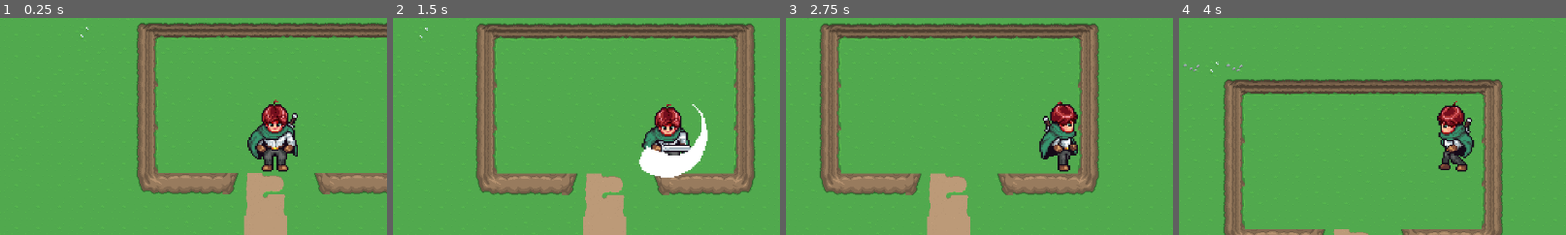
Above: before the commit, frames 1-4 (left to right).
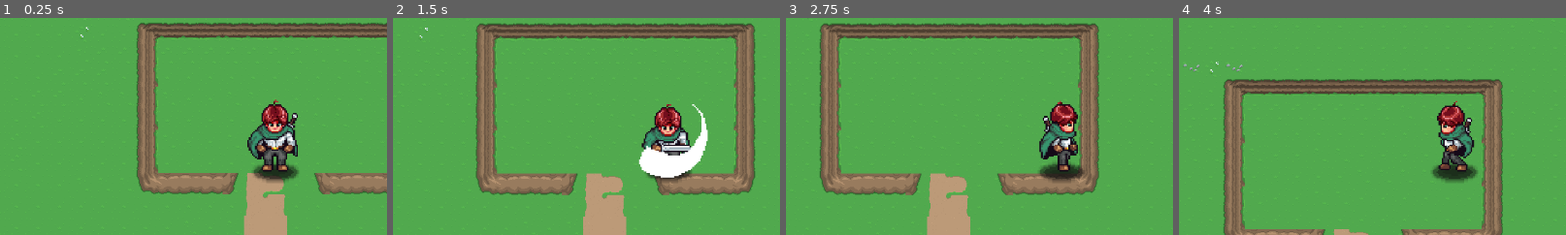
Above: after the commit, the same moments.

Repository: venkateshsivapragash28/Godot-Learn
Game: Godot game, scene res://playground.tscn
Two runs of this game, one before a commit and one after it. Both use one fixed random seed, a clock stepped at 60 frames per second and the inputs below.
Inputs (mouse positions are % of the whole screen's width and height, from its top left):
- Up to frame 1 (0.25 s): no input
- Up to frame 2 (1.5 s): move the mouse to (72, 45) at 0.52 s; hold D (right) 0.53-1.28 s; click (72, 45) at 0.6 s; move the mouse to (30, 55) at 1.27 s; hold S (down) from 1.28 s (still down); click (30, 55) at 1.35 s
- Up to frame 3 (2.75 s): move the mouse to (60, 28) at 2.02 s; release S (down) at 2.03 s; hold D (right) from 2.03 s (still down); click (60, 28) at 2.1 s
- Up to frame 4 (4 s): move the mouse to (45, 70) at 2.77 s; release D (right) at 2.78 s; hold W (up) 2.78-3.53 s; click (45, 70) at 2.85 s; move the mouse to (80, 65) at 3.52 s; hold A (left) from 3.53 s (still down); click (80, 65) at 3.6 s
The pictures show only the part of the screen within x 15-64%, y 22-72%; the shares and areas given below are measured in that part.

The runs differ from the first frame. In frame 1, 0.6% of the frame differs, in the area x 65-78%, y 66-76%; in frame 2, 0.3%; in frame 3, 0.7%; in frame 4, 0.7%.

Commit message:
added shadows

Diff:
--- a/Player/player.tscn
+++ b/Player/player.tscn
@@ -4,6 +4,7 @@
 [ext_resource type="Texture2D" uid="uid://cee2ltmkj8swx" path="res://Player/Sprites/PlayerSprite02.png" id="2_k53q1"]
 [ext_resource type="Script" uid="uid://dlr6ut7kqlbij" path="res://Player/Scripts/state_machine.gd" id="3_k53q1"]
 [ext_resource type="Texture2D" uid="uid://0ubew8h45od7" path="res://Player/Sprites/AttackSprite01.png" id="3_vtle1"]
+[ext_resource type="Texture2D" uid="uid://b8bduxd7punv5" path="res://Player/Sprites/Shadow.png" id="4_00tjw"]
 [ext_resource type="Script" uid="uid://cyvm7n7707a4a" path="res://Player/Scripts/IdleState.gd" id="4_fhl08"]
 [ext_resource type="Script" uid="uid://t0d4qthtqwul" path="res://Player/Scripts/WalkState.gd" id="5_vtle1"]
 [ext_resource type="Script" uid="uid://bqx68y3i2tnkf" path="res://Player/Scripts/AttackState.gd" id="6_attack"]
@@ -286,6 +287,12 @@
 [node name="AttackAnimation" type="AnimationPlayer" parent="Sprite2D/AttackFX" unique_id=885879731]
 libraries/ = SubResource("AnimationLibrary_lfmf2")
 
+[node name="ShadowSprite" type="Sprite2D" parent="Sprite2D" unique_id=596181302]
+modulate = Color(0.056291588, 0.056291603, 0.056291573, 0.7921569)
+show_behind_parent = true
+position = Vector2(0.4395604, 21.930069)
+texture = ExtResource("4_00tjw")
+
 [node name="AnimationPlayer" type="AnimationPlayer" parent="." unique_id=864978822]
 root_node = NodePath("../Sprite2D")
 libraries/ = SubResource("AnimationLibrary_fhl08")
